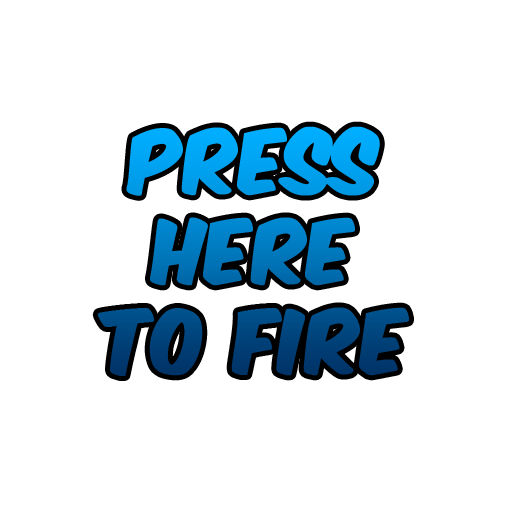
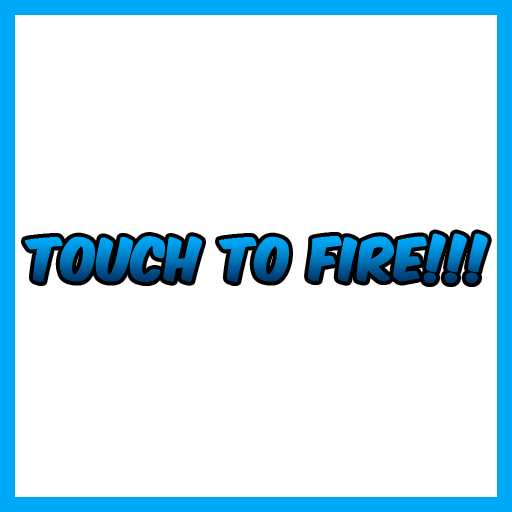
Two versions of the same layered image (512 x 512). Layer-by-layer changes:
added layer "Layer 1" above "Touch to Fire!!!" over [0,0,512,512]
renamed "pRESS here TO fIRE" to "Touch to Fire!!!", painted on it over [25,126,488,376]
